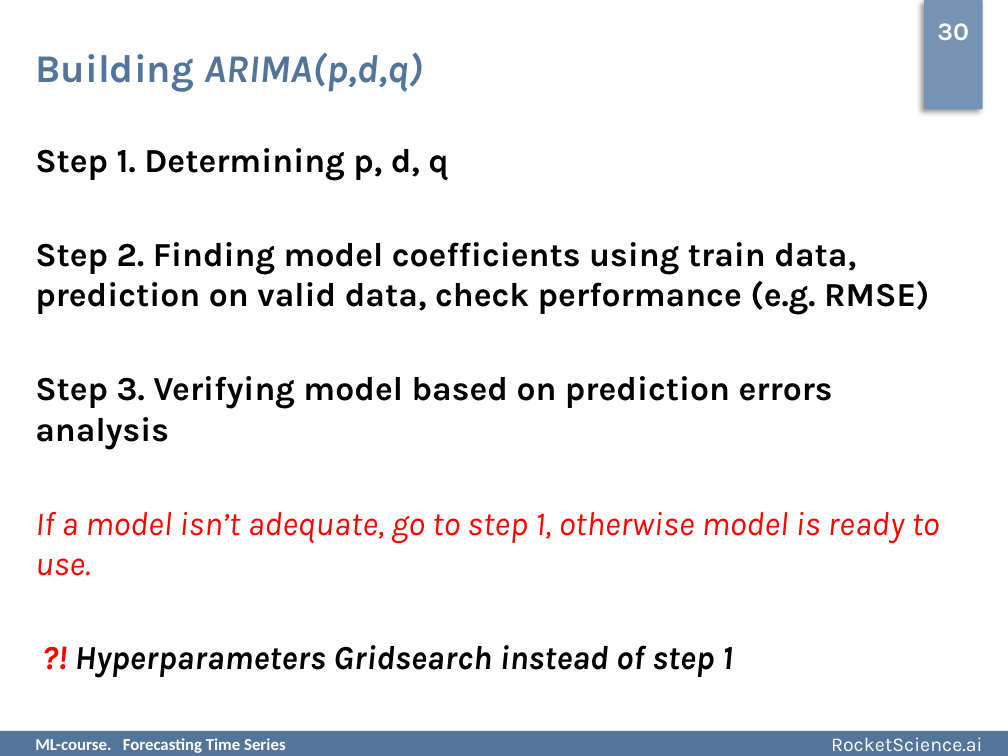
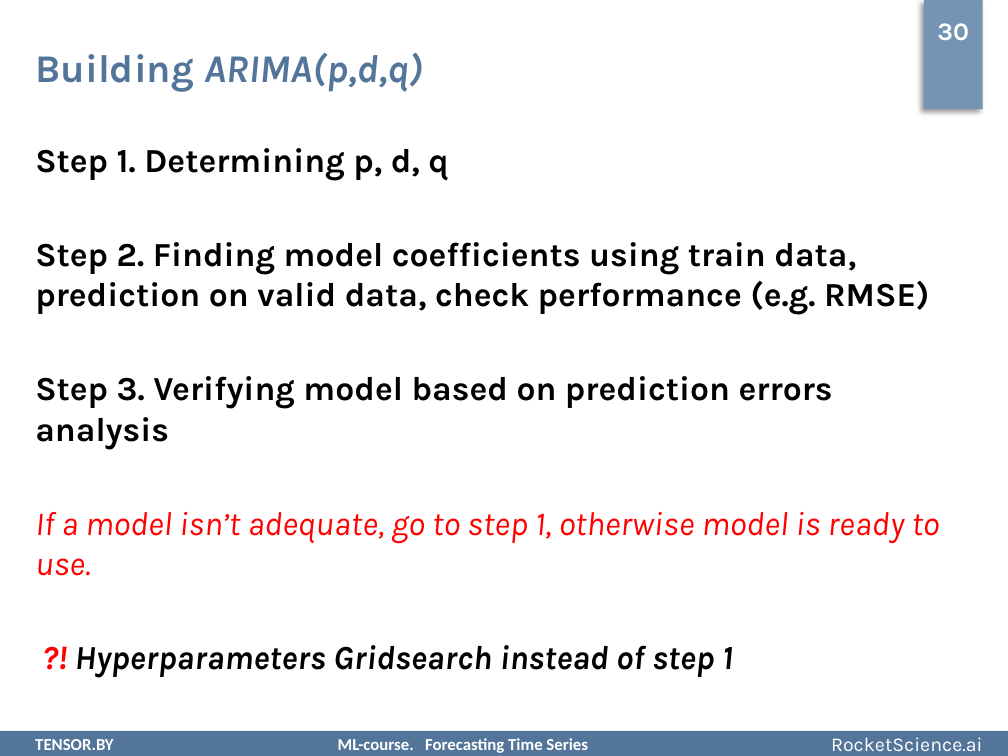
Before and after one commit to rjaffk/tensorby, a slide deck: slide 30 of lecture_timeseries/presentation/lecture_timeseries.pptx. Drawn at 1008x756 pixels with LibreOffice and Linux fonts; fonts in the diff are those of the drawing; background and template pictures are left out. Boxes give left, top, right and bottom in pixels: in the first picture for what was removed or moved away, otherwise in the second. Text is boxed around its words. In the diff, an @@ line names an element or a change of style, - is before the commit and + after.

```diff
--- a/lecture_timeseries/presentation/lecture_timeseries.pptx
+++ b/lecture_timeseries/presentation/lecture_timeseries.pptx
@@ text at [35,738,588,753]: text changed @@
-ML-course. Forecasting Time Series
+TENSOR.BY ML-course. Forecasting Time Series
```
Also in this commit, not shown: 30 other slides changed, 3 other files.
